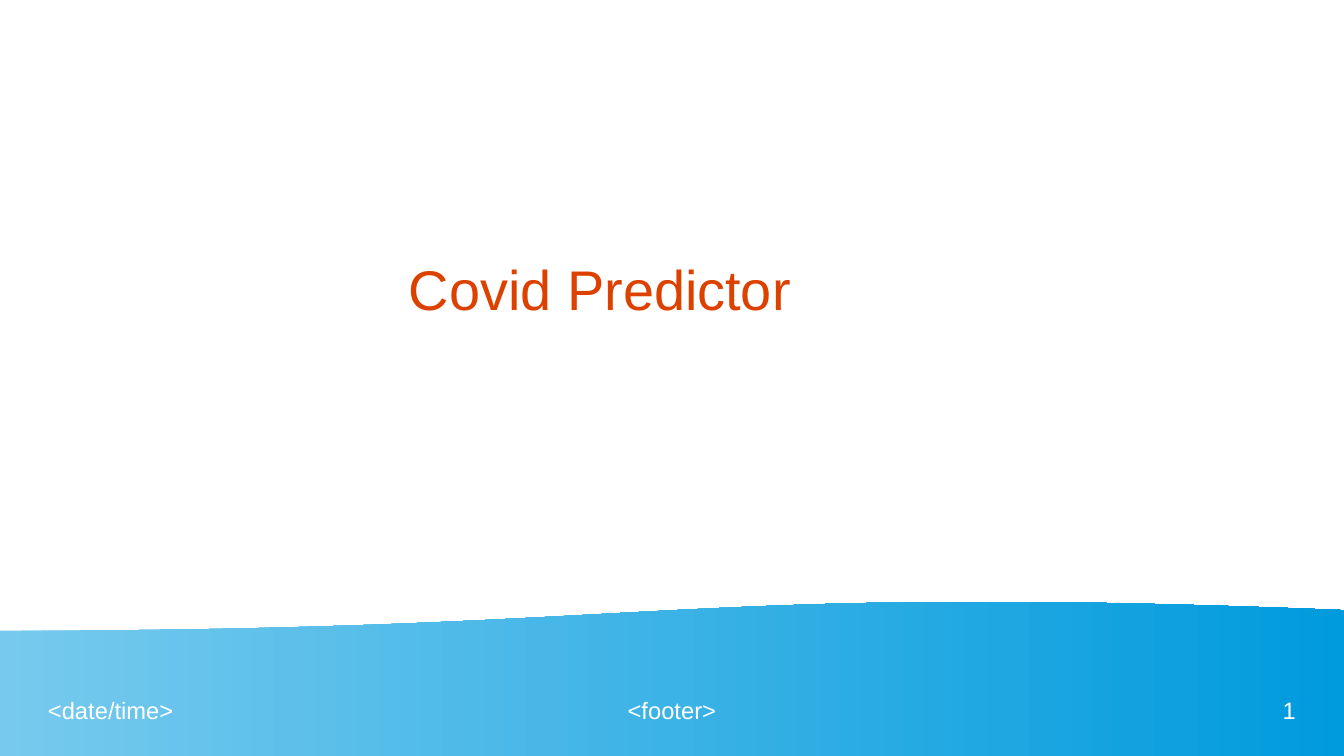
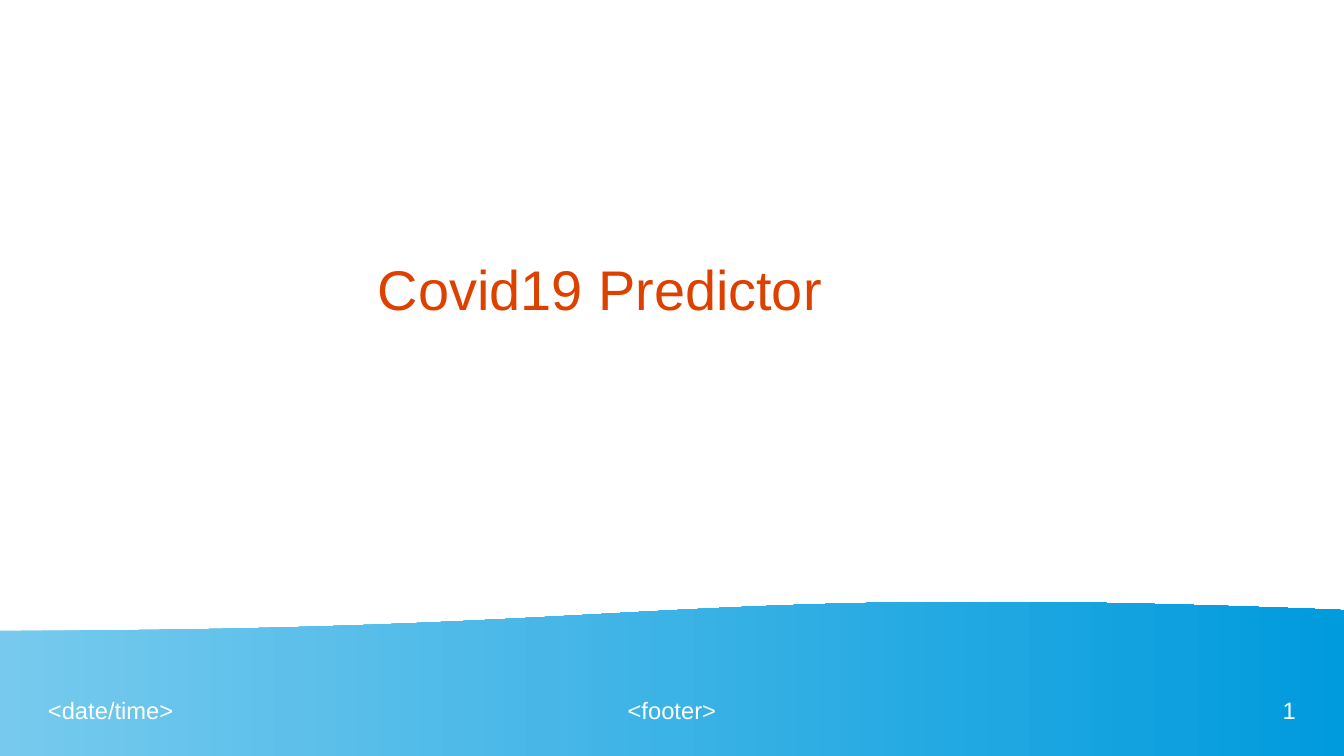
Before and after one commit to Sir-Slade/covid_prediction_project, a slide deck: slide 1 of Covid_Predictor_Report.odp. Drawn at 1344x756 pixels with LibreOffice and Linux fonts; fonts in the diff are those of the drawing. Boxes give left, top, right and bottom in pixels: in the first picture for what was removed or moved away, otherwise in the second. Text is boxed around its words. In the diff, an @@ line names an element or a change of style, - is before the commit and + after.

```diff
--- a/Covid_Predictor_Report.odp
+++ b/Covid_Predictor_Report.odp
@@ title at (378,269,821,311): text changed @@
-Covid Predictor
+Covid19 Predictor
```
Also in this commit, not shown: 7 other slides changed, 5 slides added, 3 other files.
